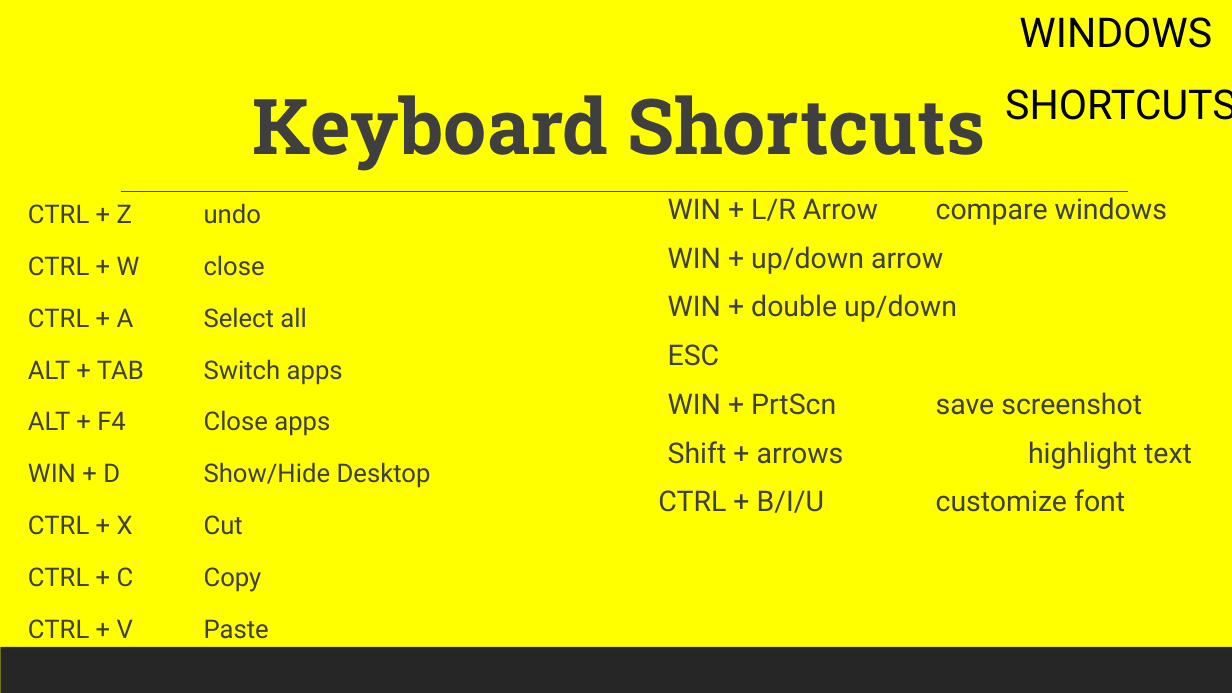
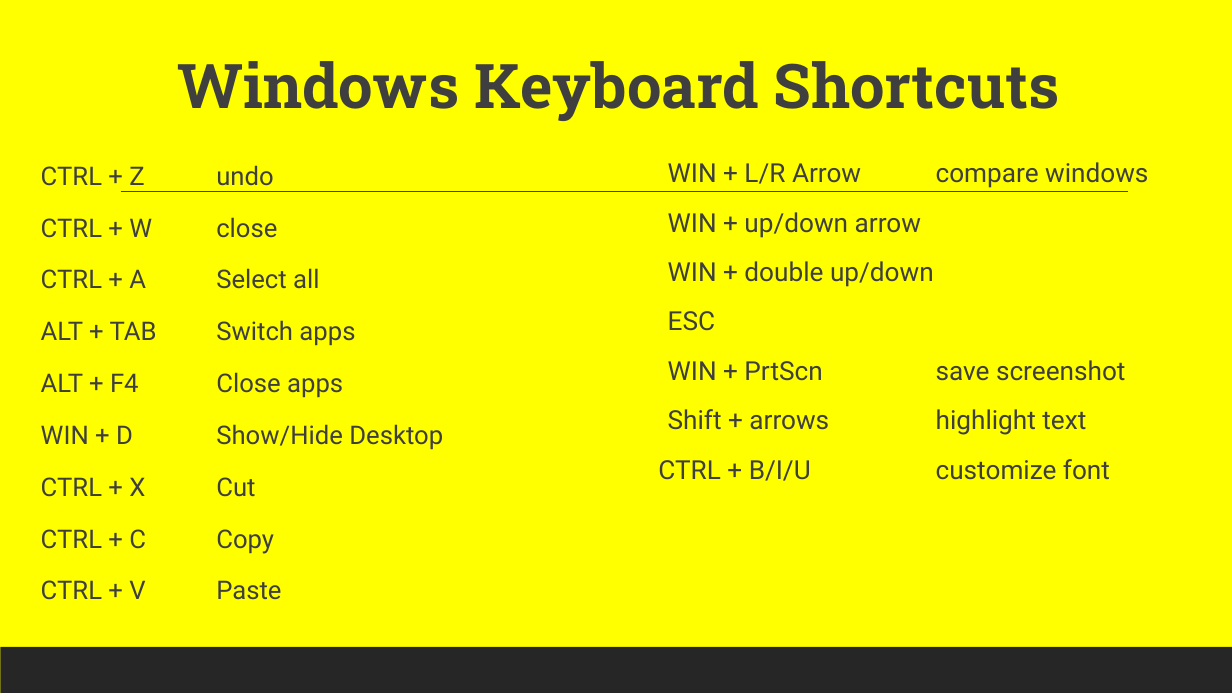
Before and after one commit to torres11991/dap-curriculum, a slide deck: slide 24 of Section03/Excel.pptx (slide 42 before the commit). Drawn at 1232x693 pixels with LibreOffice and Linux fonts; fonts in the diff are those of the drawing. Boxes give left, top, right and bottom in pixels: in the first picture for what was removed or moved away, otherwise in the second. Text is boxed around its words. In the diff, an @@ line names an element or a change of style, - is before the commit and + after.

```diff
--- a/Section03/Excel.pptx
+++ b/Section03/Excel.pptx
@@ text removed at box(1005, 17, 1232, 120) @@
-WINDOWS
-SHORTCUTS
@@ title at box(177, 61, 1060, 121): text changed; size 60 to 48 pt @@
-Keyboard Shortcuts
+Windows Keyboard Shortcuts
@@ text "CTRL + Z undo": place and size @@
-text "CTRL + Z undo" at box(28, 203, 431, 639)
+text "CTRL + Z undo" at box(41, 165, 443, 600)
@@ text "WIN + L/R Arrow compare ...": place and size @@
-text "WIN + L/R Arrow compare ..." at box(658, 198, 1125, 513)
+text "WIN + L/R Arrow compare ..." at box(658, 162, 1148, 481)
@@ text "WIN + L/R Arrow compare ..." at box(658, 162, 1148, 481): size 22.2 to 20.4 pt; line spacing 0.9 to 1 @@
```
Also in this commit, not shown: 9 other slides changed, 18 slides removed.
